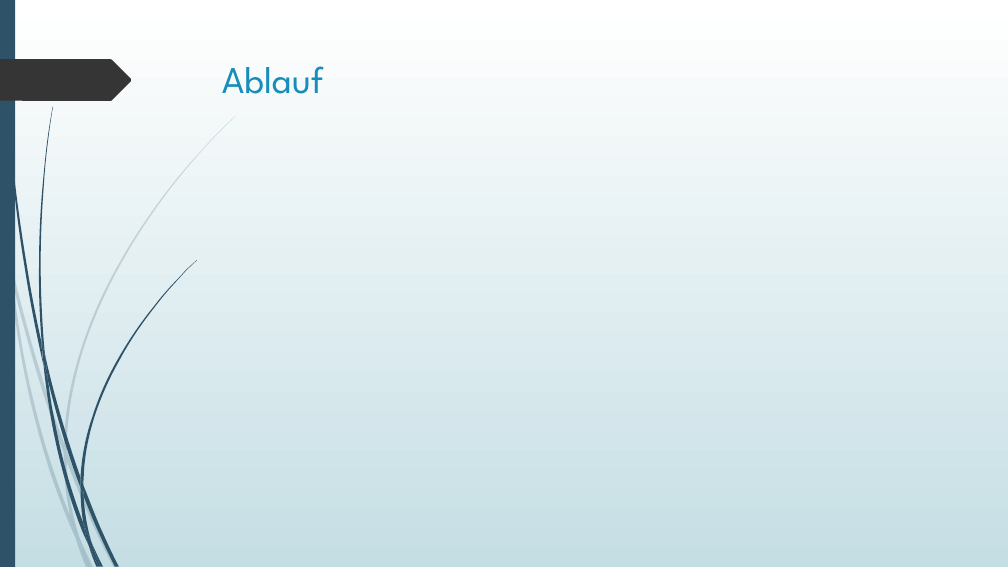
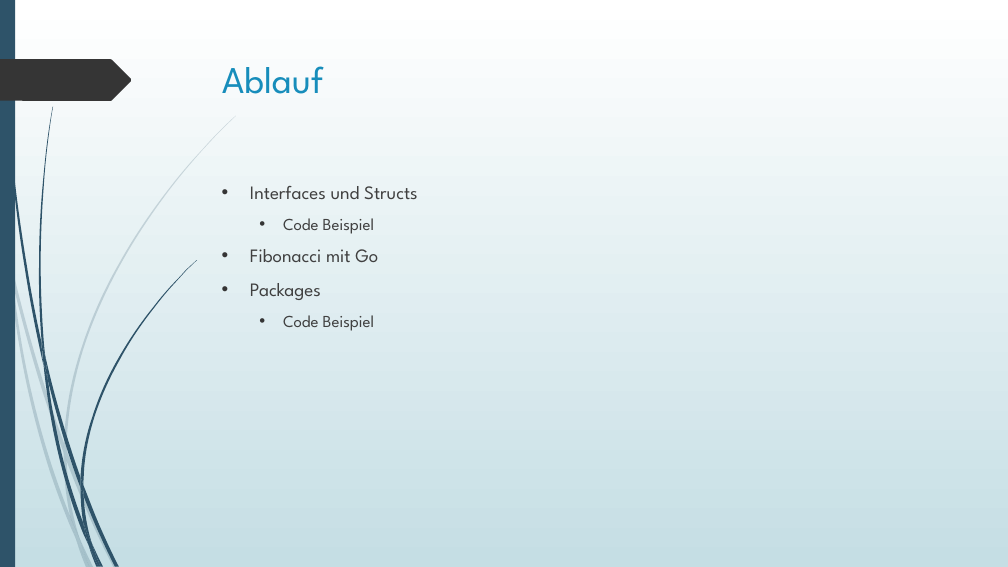
Before and after one commit to Sectan/GolangPCP, a slide deck: slide 2 of Go.pptx. Drawn at 1008x567 pixels with LibreOffice and Linux fonts; fonts in the diff are those of the drawing. Boxes give left, top, right and bottom in pixels: in the first picture for what was removed or moved away, otherwise in the second. Text is boxed around its words. In the diff, an @@ line names an element or a change of style, - is before the commit and + after.

```diff
--- a/Go.pptx
+++ b/Go.pptx
@@ text added at bbox=[250, 186, 418, 331], 18 pt, text #404040 @@
+• Interfaces und Structs
+  • Code Beispiel
+• Fibonacci mit Go
+• Packages
+  • Code Beispiel
```
Also in this commit, not shown: 1 other slide changed.
